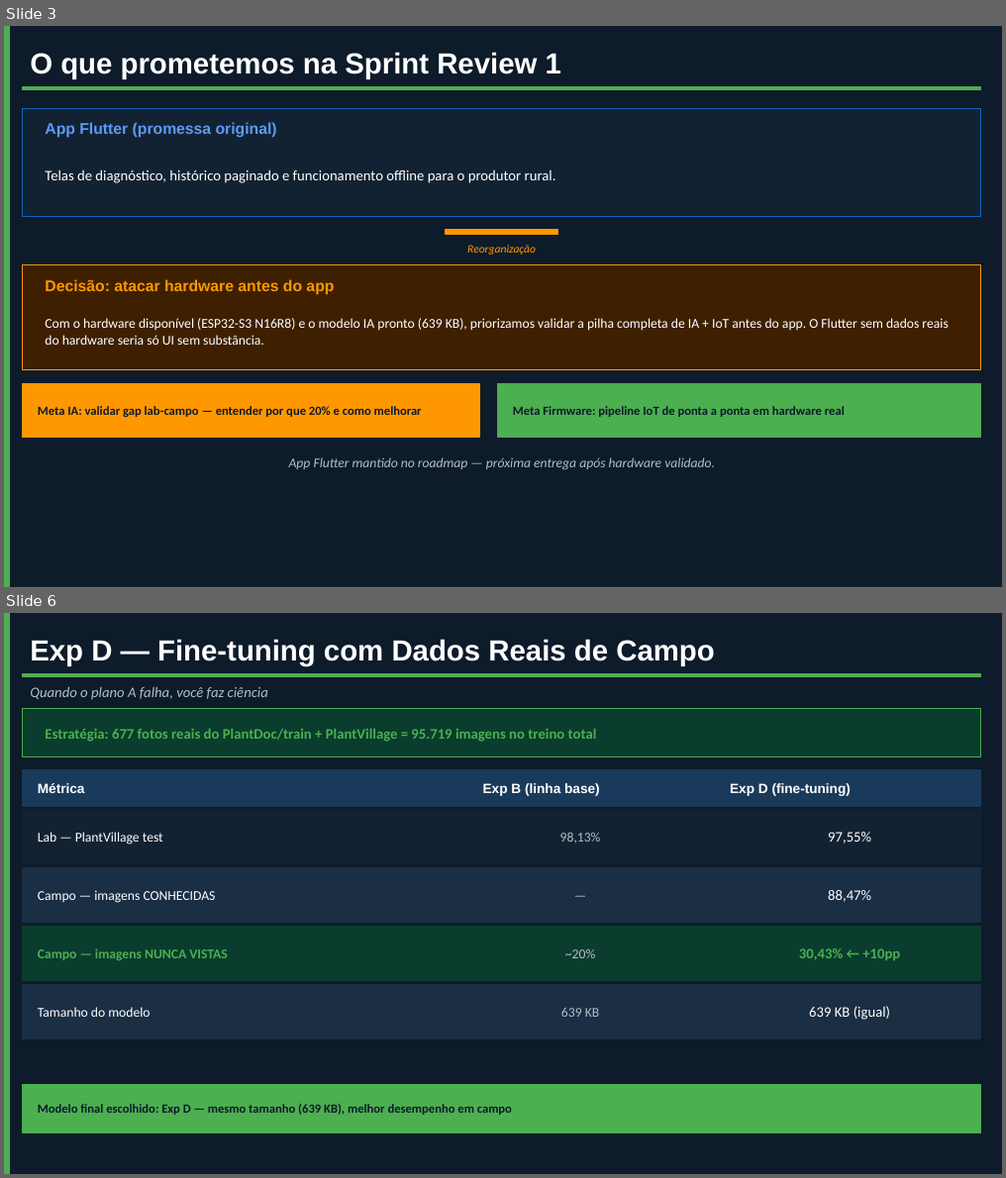
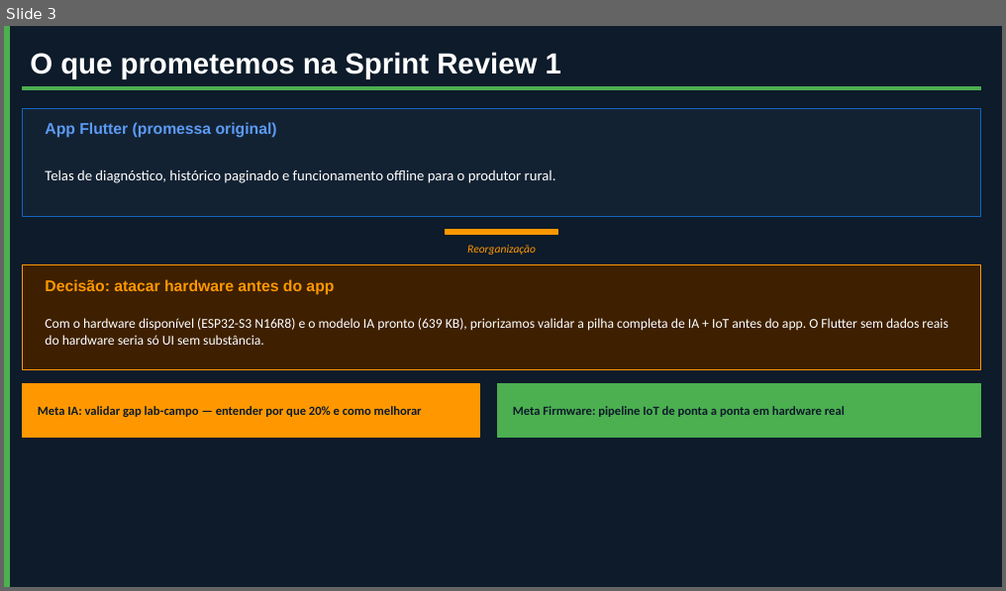
Before and after one commit to Namem/extensao2, a slide deck: docs/apresentacoes/SprintReview_2_CeresDiagnostico.pptx. Shown one above the other, each under a label of ours: slides 3 and 6 before the commit, slide 3 after it; the slides between them are not shown. The pictures are 1006x1178 and 1006x591 pixels, drawn with LibreOffice and Linux fonts; fonts in the diff are those of the drawing. Boxes give left, top, right and bottom in pixels: in the first picture for what was removed or moved away, otherwise in the second. Text is boxed around its words. In the diff, an @@ line names an element or a change of style, - is before the commit and + after.

```diff
--- a/docs/apresentacoes/SprintReview_2_CeresDiagnostico.pptx
+++ b/docs/apresentacoes/SprintReview_2_CeresDiagnostico.pptx
@@ slide 6 removed at (4, 613, 1002, 1174), background #0D1B2A @@
@@ rectangle removed at (4, 613, 9, 1174) @@
@@ text removed at (30, 639, 715, 665) @@
-Exp D — Fine-tuning com Dados Reais de Campo
@@ rectangle removed at (23, 674, 981, 677) @@
@@ text removed at (30, 687, 268, 700) @@
-Quando o plano A falha, você faz ciência
@@ rectangle removed at (23, 709, 981, 758) @@
@@ text removed at (45, 729, 597, 742) @@
-Estratégia: 677 fotos reais do PlantDoc/train + PlantVillage = 95.719 imagens no treino total
@@ rectangle removed at (23, 770, 981, 806) @@
@@ text removed at (38, 783, 85, 793) @@
-Métrica
@@ text removed at (483, 783, 600, 796) @@
-Exp B (linha base)
@@ text removed at (730, 783, 850, 796) @@
-Exp D (fine-tuning)
@@ rectangle removed at (23, 810, 981, 863) @@
@@ text removed at (38, 832, 163, 845) @@
-Lab — PlantVillage test
@@ text removed at (560, 833, 601, 844) @@
-98,13%
@@ text removed at (828, 832, 871, 844) @@
-97,55%
@@ rectangle removed at (23, 868, 981, 922) @@
@@ text removed at (475, 874, 685, 916) @@
-—
@@ text removed at (38, 890, 216, 903) @@
-Campo — imagens CONHECIDAS
@@ text removed at (828, 890, 871, 902) @@
-88,47%
@@ rectangle removed at (23, 927, 981, 980) @@
@@ text removed at (38, 949, 227, 960) @@
-Campo — imagens NUNCA VISTAS
@@ text removed at (565, 950, 595, 959) @@
-~20%
@@ text removed at (799, 949, 900, 960) @@
-30,43% ← +10pp
@@ rectangle removed at (23, 985, 981, 1039) @@
@@ text removed at (38, 1007, 150, 1017) @@
-Tamanho do modelo
@@ text removed at (561, 1008, 600, 1017) @@
-639 KB
@@ text removed at (809, 1006, 890, 1020) @@
-639 KB (igual)
@@ rectangle removed at (23, 1084, 981, 1134) @@
@@ text removed at (38, 1104, 512, 1115) @@
-Modelo final escolhido: Exp D — mesmo tamanho (639 KB), melhor desempenho em campo
@@ slide 3 changed as well @@
@@ text removed at (289, 458, 715, 471) @@
-App Flutter mantido no roadmap — próxima entrega após hardware validado.
```
Also in this commit, not shown: 5 other slides changed, 4 slides added, 6 other slides removed, 12 other files.
